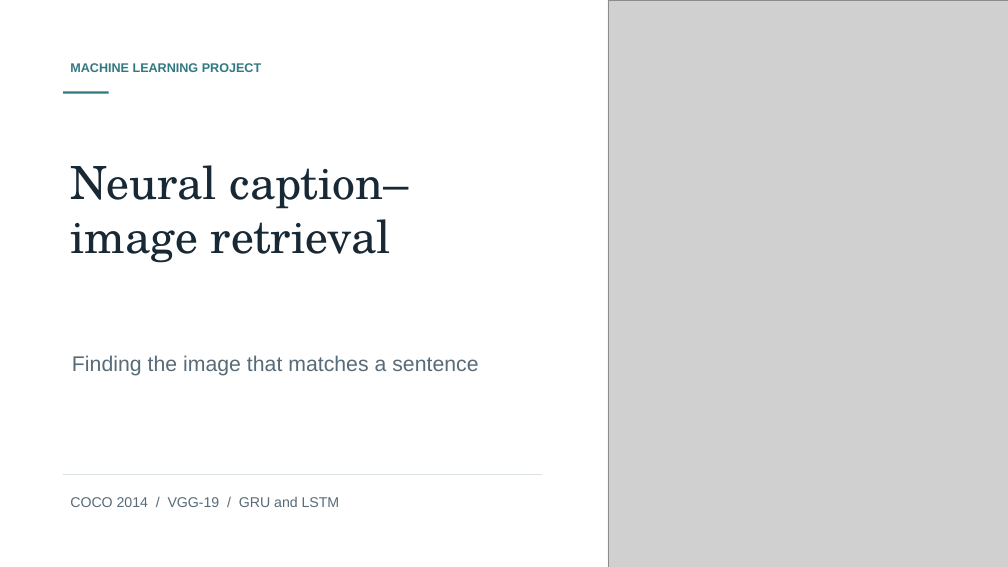
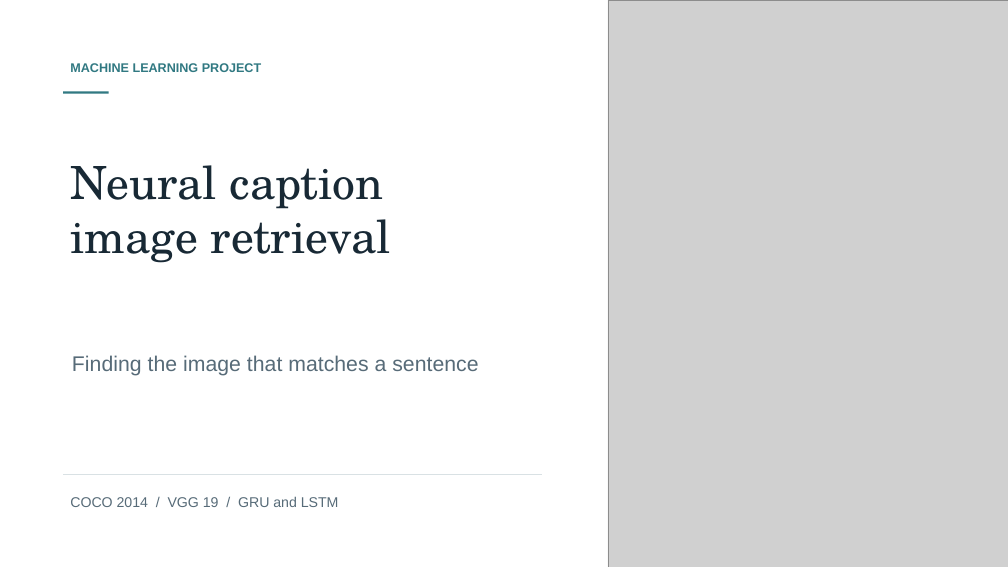
Before and after one commit to kishansaaai/ML_PROJECT, a slide deck: slide 1 of ML_PROJECT_review.pptx. Drawn at 1008x567 pixels with LibreOffice and Linux fonts; fonts in the diff are those of the drawing; grey boxes stand for pictures. Boxes give left, top, right and bottom in pixels: in the first picture for what was removed or moved away, otherwise in the second. Text is boxed around its words. In the diff, an @@ line names an element or a change of style, - is before the commit and + after.

```diff
--- a/ML_PROJECT_review.pptx
+++ b/ML_PROJECT_review.pptx
@@ text at [70,165,384,209]: text changed @@
-Neural caption–
+Neural caption
@@ text at [70,496,339,507]: text changed @@
-COCO 2014 / VGG-19 / GRU and LSTM
+COCO 2014 / VGG 19 / GRU and LSTM
```
Also in this commit, not shown: 8 other slides changed, 9 other files.
